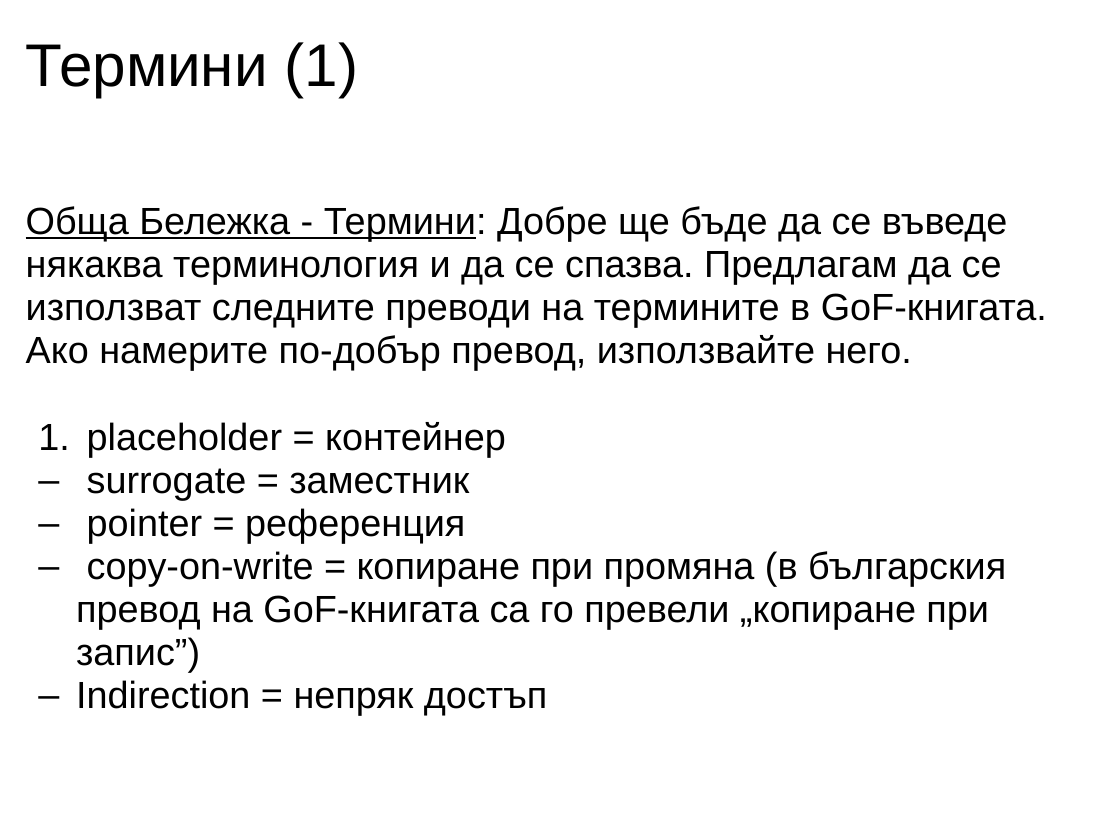
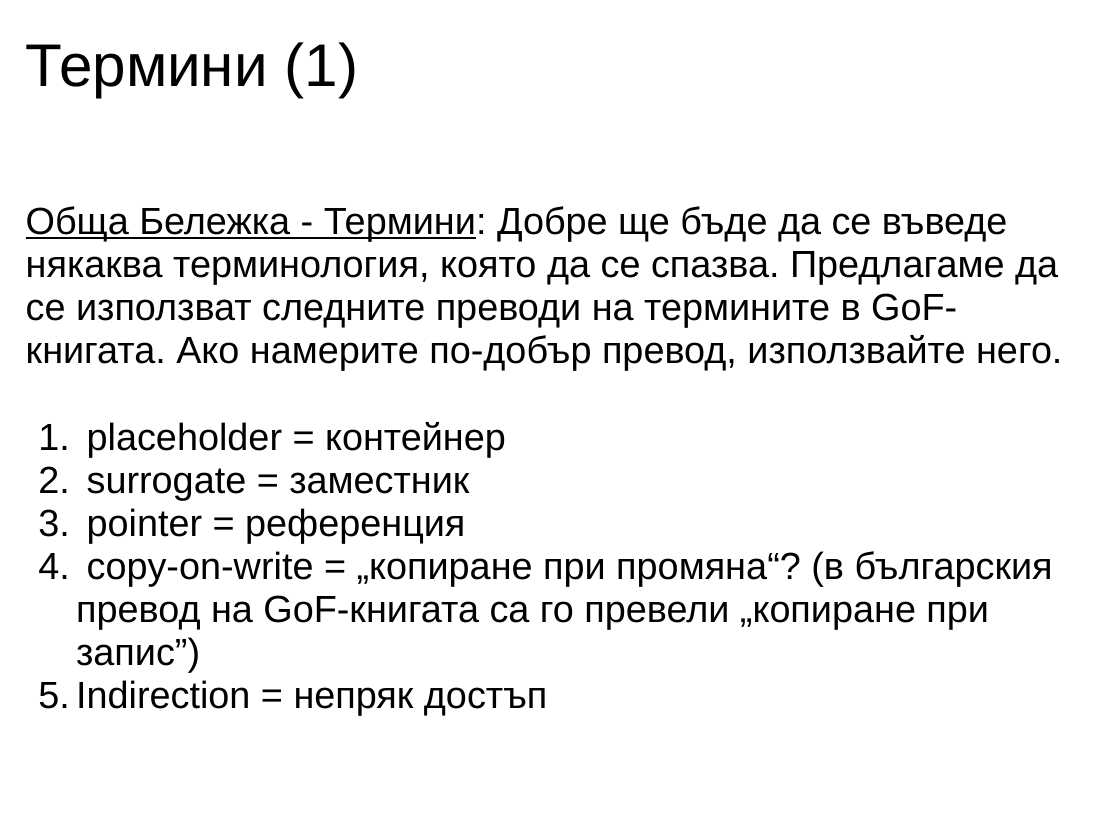
Before and after one commit to nikolaiweselinow/design-patterns-book, a slide deck: slide 2 of resources/Chapter-17-Proxy/Chapter-17-Proxy.ppt. Drawn at 1120x840 pixels with LibreOffice and Linux fonts; fonts in the diff are those of the drawing. Boxes give left, top, right and bottom in pixels: in the first picture for what was removed or moved away, otherwise in the second. Text is boxed around its words. In the diff, an @@ line names an element or a change of style, - is before the commit and + after.

```diff
--- a/resources/Chapter-17-Proxy/Chapter-17-Proxy.ppt
+++ b/resources/Chapter-17-Proxy/Chapter-17-Proxy.ppt
@@ text at (26,206,1062,371): text changed @@
-Обща Бележка - Термини: Добре ще бъде да се въведе някаква терминология и да се спазва. Предлагам да се използват следните преводи на термините в GoF-книгата. Ако намерите по-добър превод, използвайте него.
+Обща Бележка - Термини: Добре ще бъде да се въведе някаква терминология, която да се спазва. Предлагаме да се използват следните преводи на термините в GoF-книгата. Ако намерите по-добър превод, използвайте него.
@@ text at (76,468,547,716): bullet – to 1. @@
@@ text at (76,551,1053,672): text changed @@
-  – copy-on-write = копиране при промяна (в българския превод на GoF-книгата са го превели „копиране при запис”)
+  4. copy-on-write = „копиране при промяна“? (в българския превод на GoF-книгата са го превели „копиране при запис”)
```
Also in this commit, not shown: 2 other slides changed, 1 other file.
